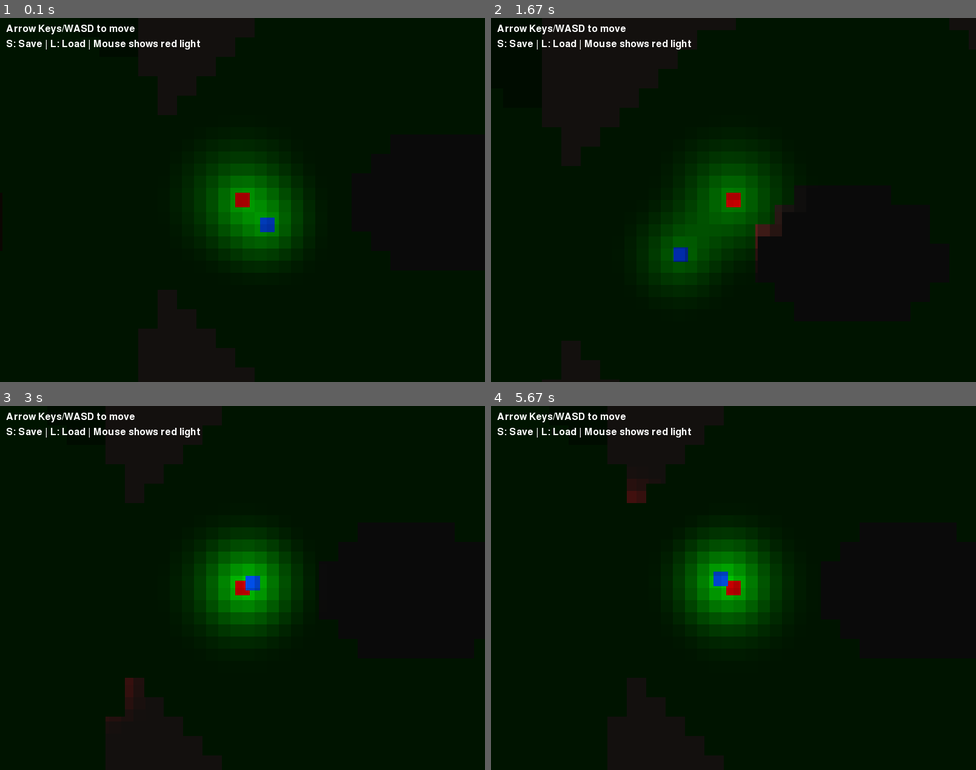
Above: before the commit, frames 1-4 (two rows, left to right).
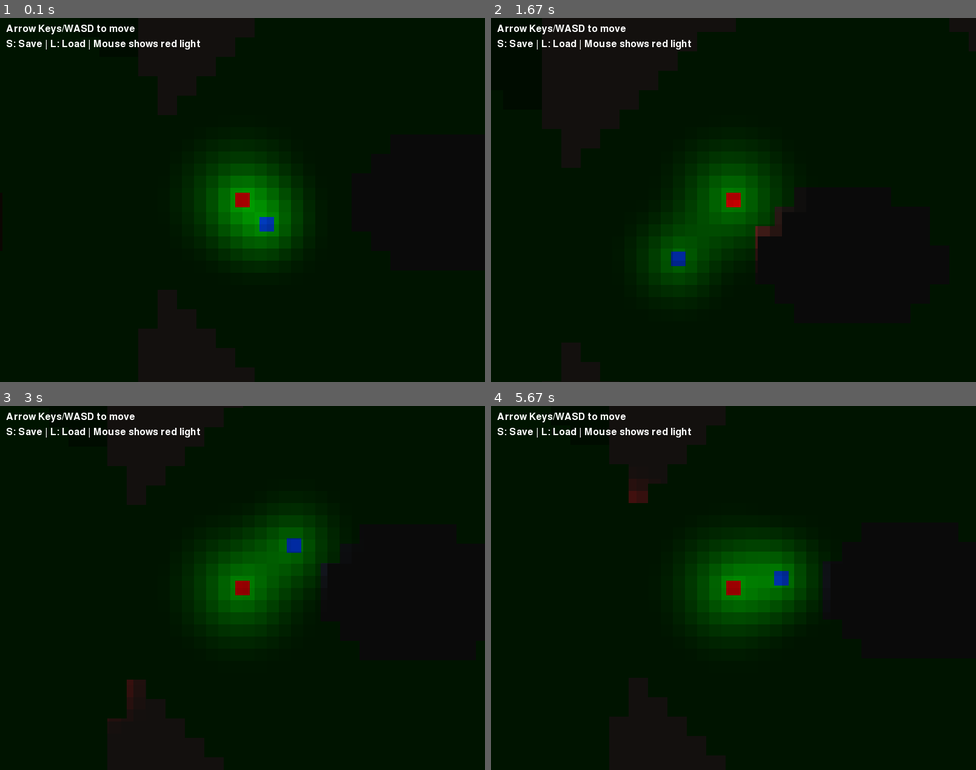
Above: after the commit, the same moments.

Repository: Kyijo07/NEA
Game: pygame game, started from Final/singleplayer.py
Two runs of this game, one before a commit and one after it. Both use one fixed random seed, a clock stepped at 60 frames per second and the inputs below.
Inputs (mouse positions are in pixels of both pictures, inside the frame that each line leads up to):
- Up to frame 1 (0.1 s): no input
- Up to frame 2 (1.67 s): hold Right 0.33-0.8 s; move the mouse to (714, 214) at 0.37 s; hold Up 0.83-1.3 s; move the mouse to (888, 189) at 0.87 s; hold Right from 1.33 s (still down); move the mouse to (733, 221) at 1.37 s
- Up to frame 3 (3 s): release Right at 1.8 s; hold Left 1.83-2.37 s; move the mouse to (126, 591) at 1.87 s; hold Down 2.4-2.87 s; move the mouse to (291, 668) at 2.43 s; hold Left from 2.9 s (still down); move the mouse to (92, 675) at 2.93 s
- Up to frame 4 (5.67 s): release Left at 3.37 s; hold Up 3.4-3.87 s; move the mouse to (806, 460) at 3.43 s; hold Right 3.9-4.53 s; move the mouse to (912, 715) at 3.93 s; hold Down 4.57-5.03 s; move the mouse to (791, 620) at 4.6 s; hold Left 5.07-5.53 s; move the mouse to (743, 464) at 5.1 s; hold Right from 5.57 s (still down); move the mouse to (617, 515) at 5.6 s

The runs differ from the first frame. In frame 1, less than 0.1% of the frame differs, in the area x 53-57%, y 54-59%; in frame 2, 0.1%; in frame 3, 3.5%; in frame 4, 3.7%, in the area x 28-68%, y 20-57%.

Commit message:
bhdgiuhodobi

Diff:
--- a/Final/singleplayer.py
+++ b/Final/singleplayer.py
@@ -15,7 +15,7 @@
 WORLD_WIDTH = 100
 WORLD_HEIGHT = 100
 TILE_SIZE = 32
-FPS = 60
+FPS = 61
 SAVE_FILE = "savegame.json"
 
 WHITE = (255, 255, 255)
